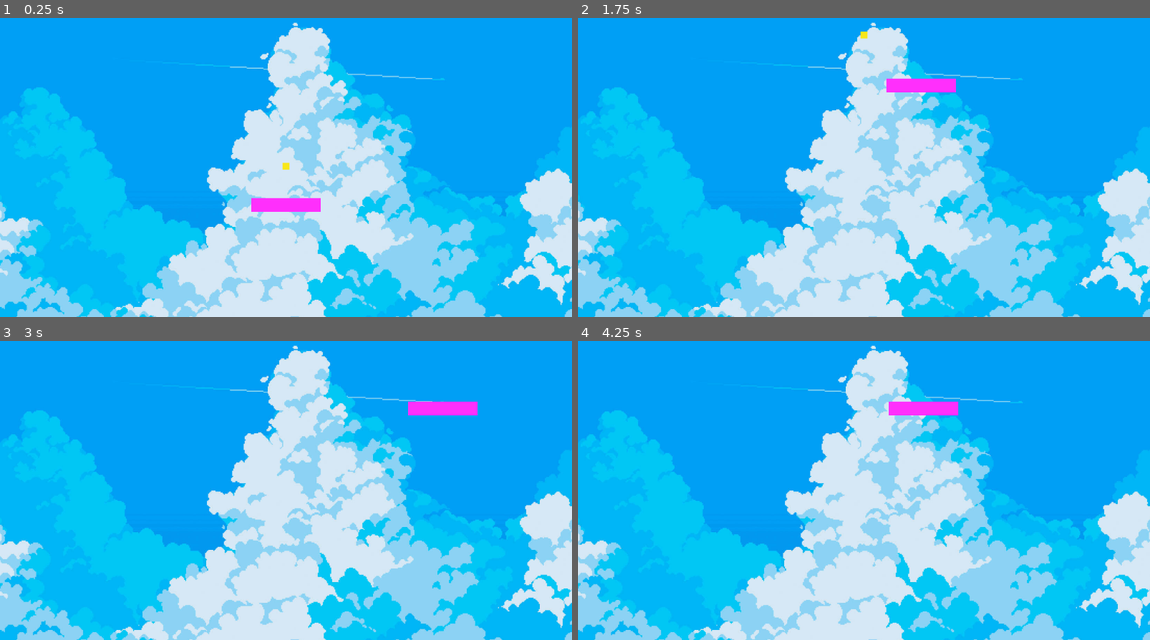
Above: before the commit, frames 1-4 (two rows, left to right).
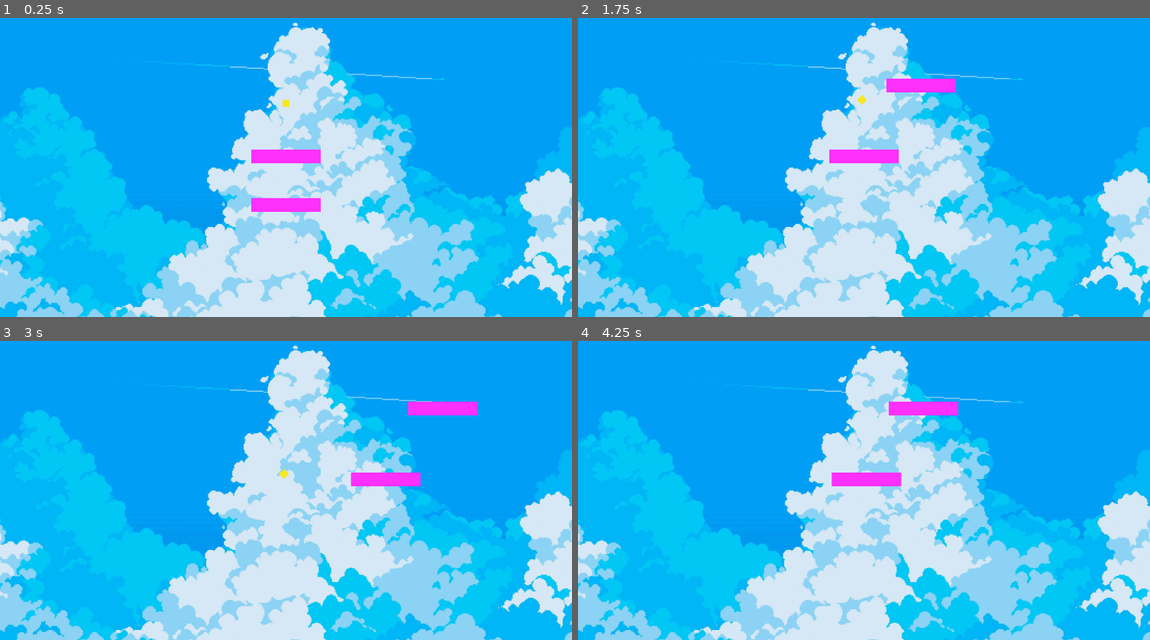
Above: after the commit, the same moments.

Repository: nimilgp/brackey-2025-aug
Game: Godot game, scene res://scenes/game.tscn
Two runs of this game, one before a commit and one after it. Both use one fixed random seed, a clock stepped at 60 frames per second and the inputs below.
Inputs (mouse positions are in pixels of both pictures, inside the frame that each line leads up to):
- Up to frame 1 (0.25 s): no input
- Up to frame 2 (1.75 s): tap Enter at 0.5 s; drag from (864, 206) to (921, 86) at 0.52 s; tap Space at 1.25 s; drag from (749, 173) to (835, 221) at 1.27 s
- Up to frame 3 (3 s): tap Enter at 2 s; move the mouse to (343, 409) at 2.02 s; hold Right (ui_right) 2.03-2.75 s; drag from (257, 544) to (114, 430) at 2.77 s
- Up to frame 4 (4.25 s): tap Space at 3.5 s; move the mouse to (1035, 526) at 3.52 s; hold Left (ui_left) from 3.53 s (still down)

The runs differ from the first frame. In frame 1, 0.6% of the frame differs, in the area x 43-57%, y 27-51%; in frame 2, 0.6%, in the area x 43-57%, y 4-49%; in frame 3, 0.6%; in frame 4, 0.6%.

Commit message:
seperated collision detection by groups

Diff:
--- a/scenes/game.tscn
+++ b/scenes/game.tscn
@@ -12,8 +12,10 @@
 [node name="Sprite2D" type="Sprite2D" parent="."]
 texture = ExtResource("1_uwrxv")
 
-[node name="paddle" parent="." instance=ExtResource("2_lnu2h")]
+[node name="paddle1" parent="." instance=ExtResource("2_lnu2h")]
 position = Vector2(0, 140)
 
 [node name="ball" parent="." instance=ExtResource("3_lbhrr")]
 physics_material_override = null
+
+[node name="paddle2" parent="." instance=ExtResource("2_lnu2h")]
--- a/scenes/paddle.tscn
+++ b/scenes/paddle.tscn
@@ -5,7 +5,7 @@
 [sub_resource type="RectangleShape2D" id="RectangleShape2D_ut3sq"]
 size = Vector2(200, 40)
 
-[node name="paddle" type="CharacterBody2D"]
+[node name="paddle" type="CharacterBody2D" groups=["paddles"]]
 collision_layer = 2
 collision_mask = 2
 input_pickable = true
--- a/scripts/ball.gd
+++ b/scripts/ball.gd
@@ -18,7 +18,7 @@
 
 func _integrate_forces(state):
 	for node : CharacterBody2D in get_colliding_bodies():
-		if node.name == "paddle":
+		if node.is_in_group("paddles"):
 			# read the rotation angle of paddle
 			var paddle_rotation = node.read_current_rotation()
 
